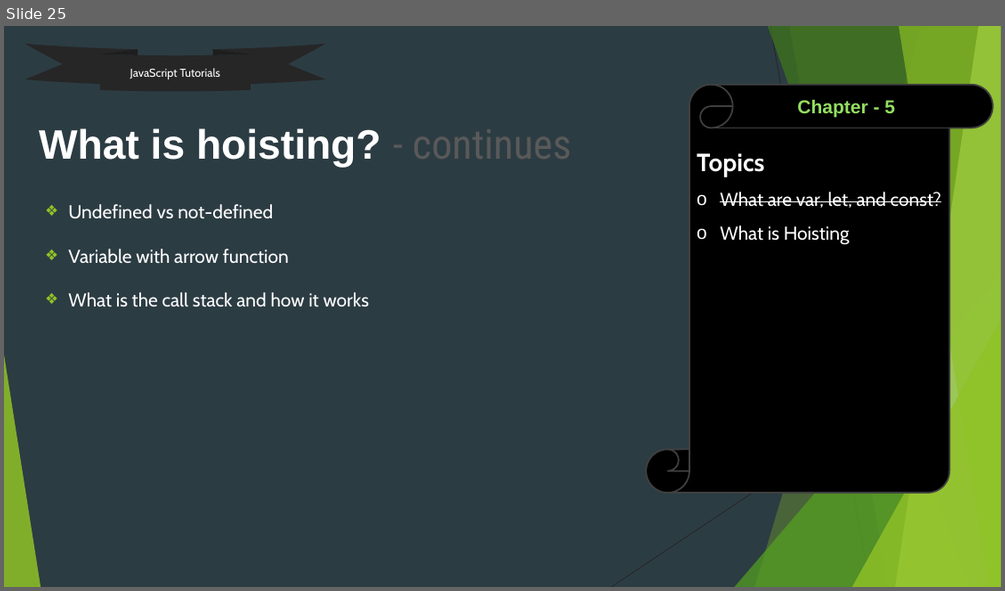
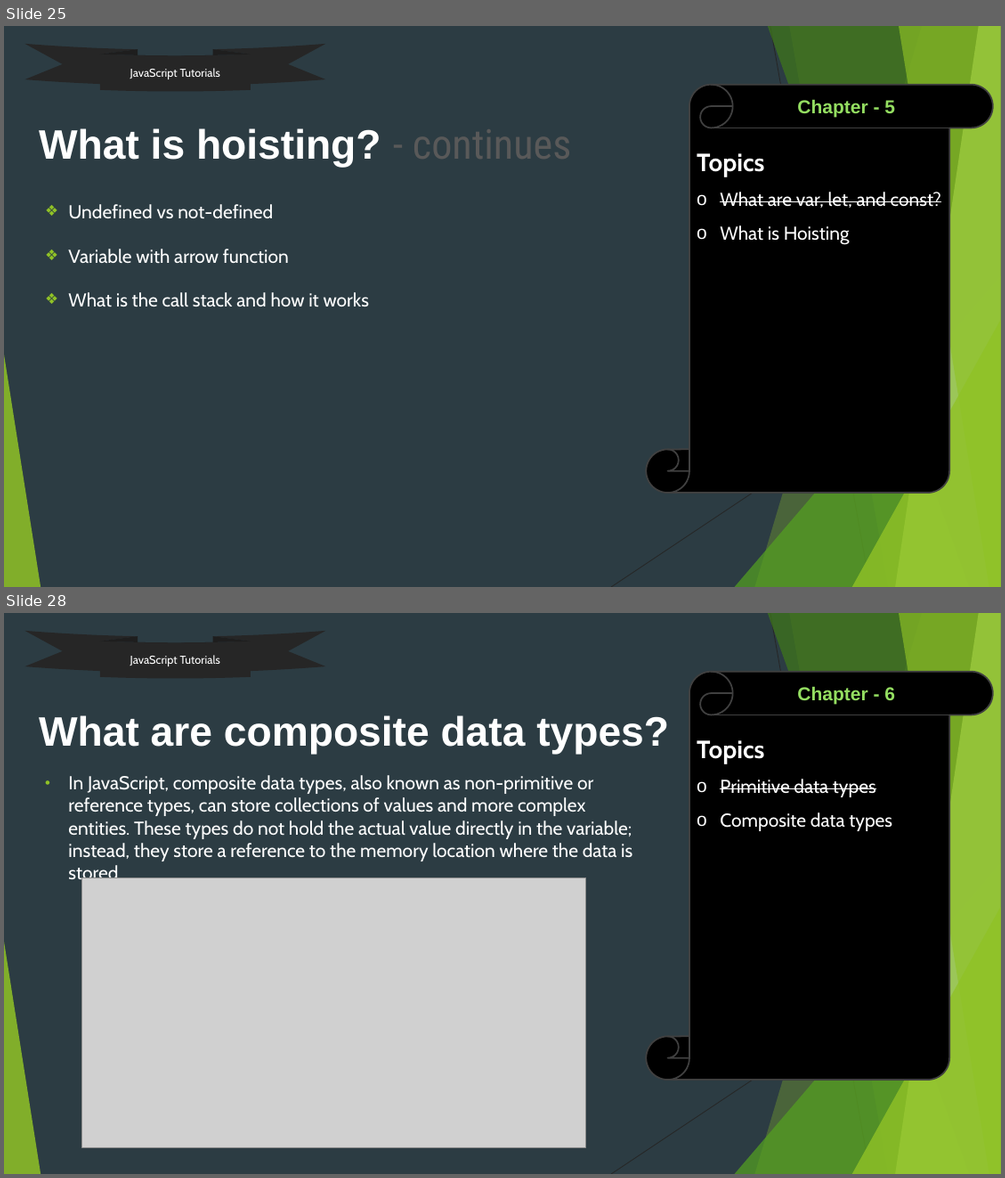
Before and after one commit to uidhtml/javascript-tutorials, a slide deck: Javascript Tutorials.pptx. Shown one above the other, each under a label of ours: slide 25 before the commit, slides 25 and 28 after it; the slides between them are not shown. The pictures are 1005x591 and 1005x1178 pixels, drawn with LibreOffice and Linux fonts; fonts in the diff are those of the drawing; grey boxes stand for pictures. Boxes give left, top, right and bottom in pixels: in the first picture for what was removed or moved away, otherwise in the second. Text is boxed around its words. In the diff, an @@ line names an element or a change of style, - is before the commit and + after.

Commit message:
Added till chapter 7

```diff
--- a/Javascript Tutorials.pptx
+++ b/Javascript Tutorials.pptx
@@ slide 28 added at [4, 613, 1001, 1174], background #2C3C43; not listed: 10 template elements that a slide beside it also shows @@
@@ ellipse ribbon added at [25, 631, 325, 679], fill #262626, 11 pt, text #FFFFFF @@
+JavaScript Tutorials
@@ vertical scroll added at [647, 672, 994, 1079], fill #000000, outline #404040 1.5 pt, 18 pt, text #FFFFFF @@
+Topics
+o Primitive data types
+o Composite data types
@@ text added at [797, 686, 895, 705], 18 pt, text #94DE61, bold @@
+Chapter - 6
@@ title added at [39, 715, 669, 755], 39.6 pt, text #FFFFFF, bold @@
+What are composite data types?
@@ text added at [68, 775, 632, 884], 18 pt, text #FFFFFF @@
+• In JavaScript, composite data types, also known as non-primitive or reference types, can store collections of values and more complex entities. These types do not hold the actual value directly in the variable; instead, they store a reference to the memory location where the data is stored.
@@ picture added at [81, 877, 586, 1147] @@
```
Also in this commit, not shown: 1 slide changed, 4 other slides added.
